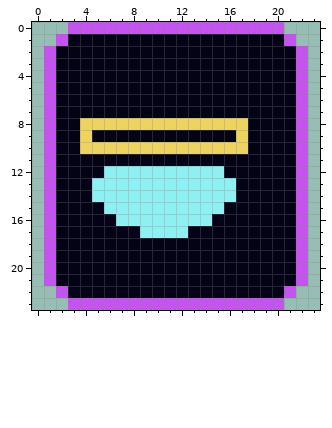
Two versions of one pixel-art file, Art/Textures/Tiles/PurpleTiles/brownout_plating.aseprite. Above, as it was before the edit.
24x24 pixels, 1 frame.
New version:
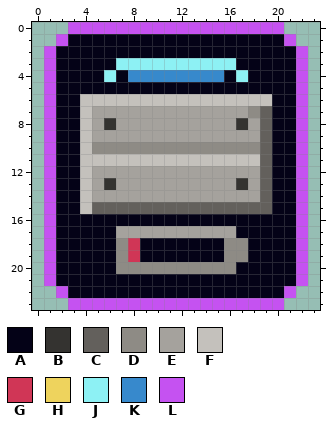
Palette (. is transparent): A #040217  B #343330  C #63605c  D #8e8b85  E #a5a29d  F #c4c1bc  G #d03656  H #eed35d  J #8df1f4  K #3789cc  L #c552f1
The exact change:
Changed rows in their new state; - is an unchanged pixel.
first column x 4:
 3 ---JJJJJJJJJJ---
 4 --J-KKKKKKKK-J--
 6 FFFFFFFFFFFFFFFF
 7 FEEEEEEEEEEEEEDC
 8 FEBEEEEEEEEEEBEC
 9 FEEEEEEEEEEEEEEC
10 FDDDDDDDDDDDDDDC
11 FFFFFFFFFFFFFFFC
12 FEEEEEEEEEEEEEEC
13 FEBEEEEEEEEEEBEC
14 FEEEEEEEEEEEEEEC
15 FCCCCCCCCCCCCCCC
16 ---AAAAAAAA-----
17 ---EEEEEEEEEE---
18 ---DG-------DD--
19 ---DG-------DD--
20 ---DDDDDDDDDD---
Changed places in both pictures, as pixel boxes (x1, y1, x2, y2):
changed: (80, 58, 272, 274)
